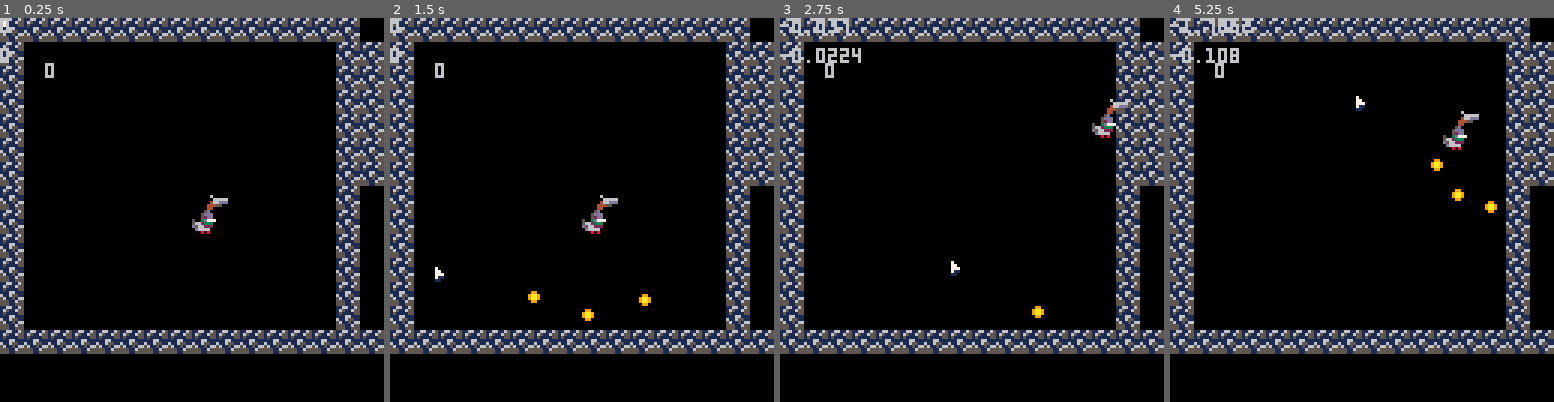
Above: before the commit, frames 1-4 (left to right).
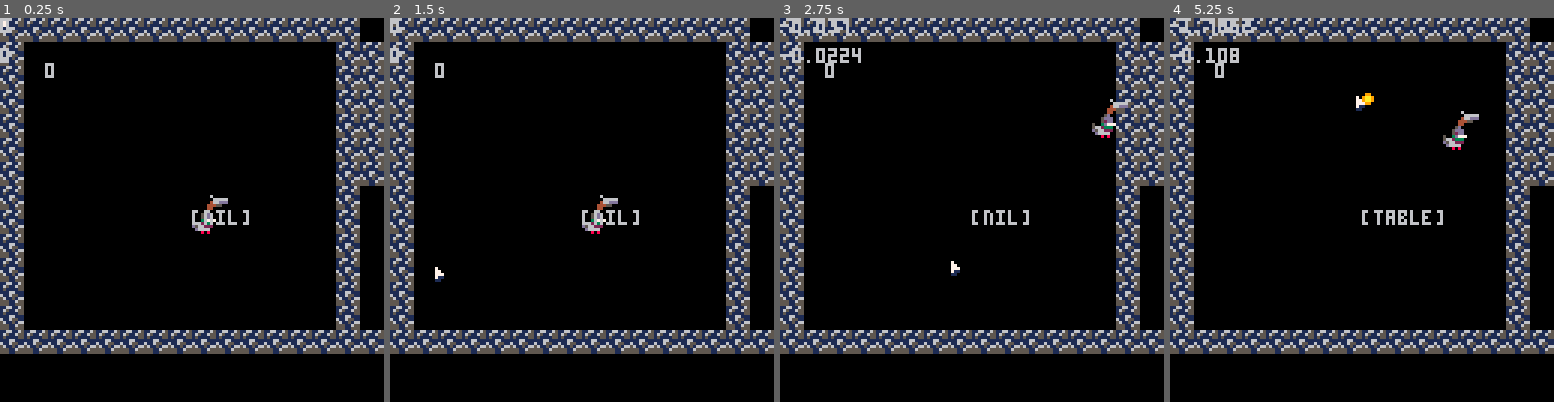
Above: after the commit, the same moments.

Repository: Yolwoocle/birds_with_guns
Game: PICO-8 cartridge zeldalike.p8
Two runs of this game, one before a commit and one after it. Both use one fixed random seed, a clock stepped at 60 frames per second and the inputs below.
Inputs (mouse positions are in pixels of both pictures, inside the frame that each line leads up to):
- Up to frame 1 (0.25 s): no input
- Up to frame 2 (1.5 s): click (670, 121) at 0.67 s; click (436, 267) at 1.22 s
- Up to frame 3 (2.75 s): hold Right 1.6-2.1 s; click (887, 114) at 1.77 s; hold Up 2.15-2.42 s; click (952, 259) at 2.32 s; hold Right from 2.47 s (still down)
- Up to frame 4 (5.25 s): click (1404, 106) at 2.87 s; release Right at 3.03 s; hold Left 3.08-3.58 s; click (1465, 256) at 3.42 s; hold Down 3.63-3.97 s; click (1231, 102) at 3.97 s; hold Right 4.02-4.68 s; click (1292, 248) at 4.52 s; hold Up 4.73-5.03 s; click (1354, 94) at 5.07 s; hold Left from 5.08 s (still down)

The runs differ from the first frame. In frame 1, 0.2% of the frame differs, in the area x 50-65%, y 50-54%; in frame 2, 0.5%; in frame 3, 0.3%; in frame 4, 0.7%, in the area x 50-86%, y 19-54%.

Commit message:
Update zeldalike.p8

Diff:
--- a/zeldalike.p8
+++ b/zeldalike.p8
@@ -13,9 +13,10 @@
  mouse_x_y()
 	update_bullet()
 	player_update()
+	updaterafale()
 	for i in all(players) do
-	 if (stat(34) & 1==1) spawn_bullet(i.x,i.y,2,2,10,1,3)
-	 if (stat(34) & 2==2) spawn_bullet(i.x,i.y,2,4,5,6,10)
+	 if (stat(34) & 1==1) spawn_bullet(i.x,i.y,1,1,10,1,60)
+	 if (stat(34) & 2==2) spawn_bullet(i.x,i.y,2,1,5,6,10,10)
 	end
 end
 
@@ -30,6 +31,7 @@
 	print(players[1].dx, 0,0)
 	print(players[1].dy, 0,10)
 	print (timeur_bullet,15,15)
+	print(rafalels[1],64,64)
 
 end
 -->8
@@ -47,7 +49,7 @@
 		fric=0.8,
 
 		bx=0,by=0,
-		bw=8,bh=8,
+		bw=8,bh=8,gun
 	})
 end
 
@@ -83,9 +85,10 @@
 function init_bullet()
 	bullet = {}
 	timeur_bullet = 0
-end
-
-function spawn_bullet(x,y,type_bullet,speed,timeur_bullet1,sprite,nb_bullet)
+	rafalels = {}
+end
+
+function spawn_bullet(x,y,type_bullet,speed,timeur_bullet1,sprite,nb_bullet,ecartement)
  if timeur_bullet == 0 then
  local xy = get_traj(x,y,mouse_x,mouse_y)
  local traj_x = xy.x*speed
@@ -94,18 +97,21 @@
 	timeur_bullet = timeur_bullet1
 
 	if type_bullet == 1 then
-	 add(bullet,{x=x,y=y,type_bullet=type_bullet,traj_x=traj_x,traj_y=traj_y,sprite=sprite})
+	 nvelement = {x=x,y=y,type_bullet=type_bullet,traj_x=traj_x,traj_y=traj_y,sprite=sprite}
+  rafale(10,nvelement)
  end
 
  if type_bullet == 2 then
-  for i=1,nb_bullet do
-  	add(bullet,
+  for i=0,nb_bullet do
+   if nb_bullet == 0 then
+    add(bullet,{x=x,y=y,type_bullet=type_bullet,traj_x=traj_x,traj_y=traj_y,sprite=sprite})
+  	else add(bullet,
   	{x=x,y=y
   	,type_bullet=type_bullet
-  	,traj_x=cos(angle+i/10)*speed
-  	,traj_y=sin(angle+i/10)*speed
+  	,traj_x=cos((angle-((1/ecartement)/2)+(i/nb_bullet)/ecartement))*speed
+  	,traj_y=sin((angle-((1/ecartement)/2)+(i/nb_bullet)/ecartement))*speed
   	,sprite=sprite})
-
+   end
   end
  end
  end
@@ -128,6 +134,17 @@
 	end
 end
 
+function rafale(nb,bullet)
+ add(rafalels,{nb=nb,bullet=bullet})
+end
+
+function updaterafale()
+	for i in all(rafalels) do
+  if (i.nb<1) del(rafalels,i)
+  add(bullet,i.bullet)
+  i.nb -=1
+	end
+end
 -->8
 --mouse
 function mouse_x_y()
